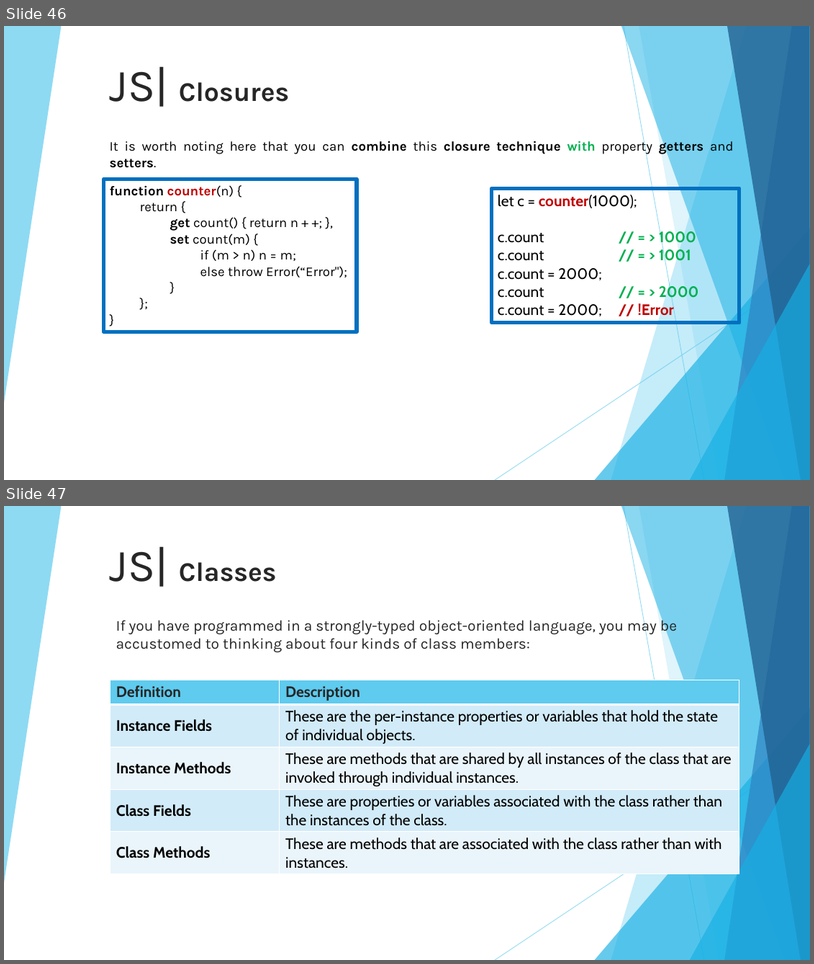
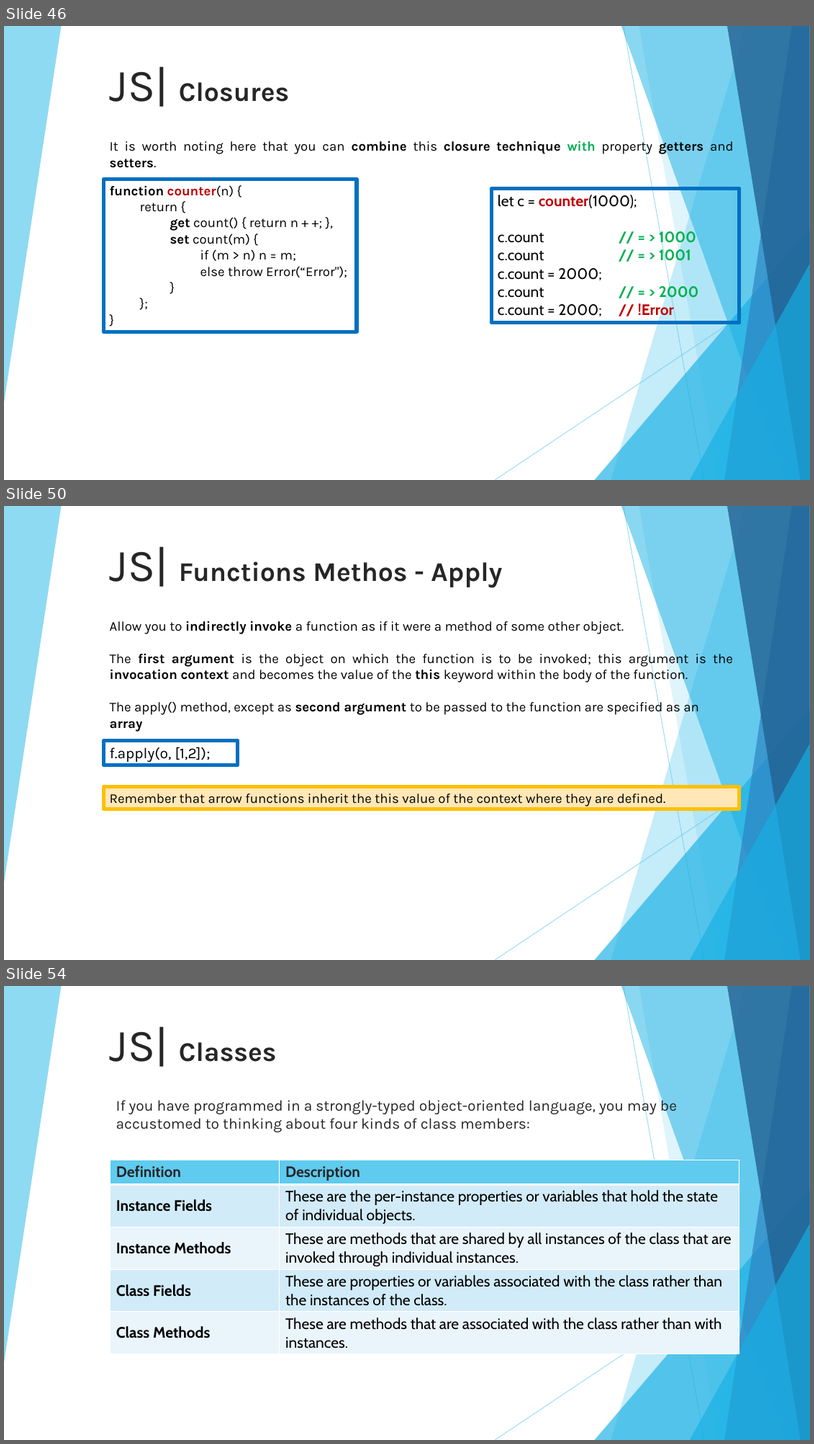
Before and after one commit to 01Primo/slides, a slide deck: 08_Javascript_Classes.pptx. Shown one above the other, each under a label of ours: slides 46 and 47 before the commit, slides 46, 50 and 54 after it; the slides between them are not shown. The pictures are 814x964 and 814x1444 pixels, drawn with LibreOffice and Linux fonts; fonts in the diff are those of the drawing. Boxes give left, top, right and bottom in pixels: in the first picture for what was removed or moved away, otherwise in the second. Text is boxed around its words. In the diff, an @@ line names an element or a change of style, - is before the commit and + after.

Commit message:
Missing only functions constructor

```diff
--- a/08_Javascript_Classes.pptx
+++ b/08_Javascript_Classes.pptx
@@ slide 50 added at (4, 506, 810, 960), background #FFFFFF; not listed: 10 template elements that a slide beside it also shows @@
@@ title added at (110, 546, 502, 588), 32 pt, text #262626, bold @@
+JS| Functions Methos - Apply
@@ text added at (110, 620, 733, 715), 16 pt, text #000000 @@
+Allow you to indirectly invoke a function as if it were a method of some other object.
+The first argument is the object on which the function is to be invoked; this argument is the invocation context and becomes the value of the this keyword within the body of the function.
+The apply() method, except as second argument to be passed to the function are specified as an array
@@ rectangle added at (104, 740, 238, 764), outline #0070C0 4.5 pt, 18 pt, text #000000 @@
+f.apply(o, [1,2]);
@@ rectangle added at (104, 787, 741, 809), fill #FFE7B7, outline #FFC000 4.5 pt, 16 pt, text #000000 @@
+Remember that arrow functions inherit the this value of the context where they are defined.
@@ what was slide 47 is now slide 54 @@
```
Also in this commit, not shown: 6 other slides added.
